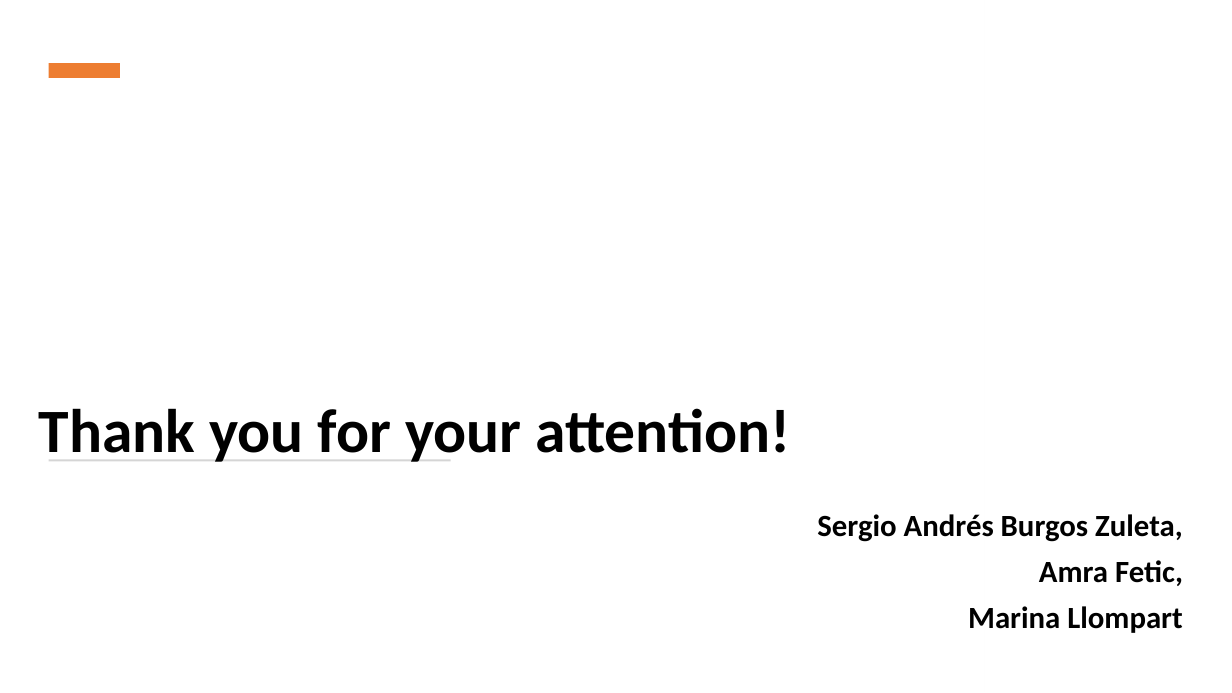
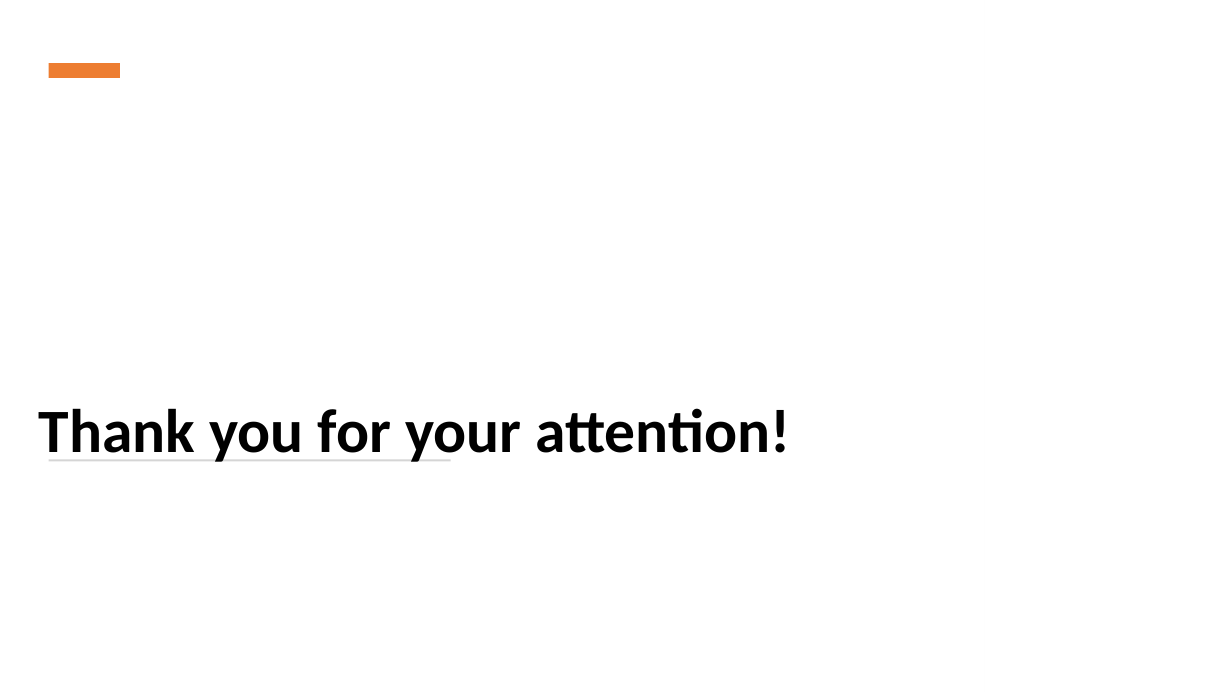
Before and after one commit to marina-lc16/Song_recomender1, a slide deck: slide 7 of Slides/song_recommender_slides (1).pptx. Drawn at 1232x693 pixels with LibreOffice and Linux fonts; fonts in the diff are those of the drawing. Boxes give left, top, right and bottom in pixels: in the first picture for what was removed or moved away, otherwise in the second. Text is boxed around its words. In the diff, an @@ line names an element or a change of style, - is before the commit and + after.

Commit message:
slides

```diff
--- a/Slides/song_recommender_slides (1).pptx
+++ b/Slides/song_recommender_slides (1).pptx
@@ text removed at box(817, 514, 1183, 633) @@
-Sergio Andrés Burgos Zuleta,
-Amra Fetic,
-Marina Llompart
```
Also in this commit, not shown: 3 other slides changed.
